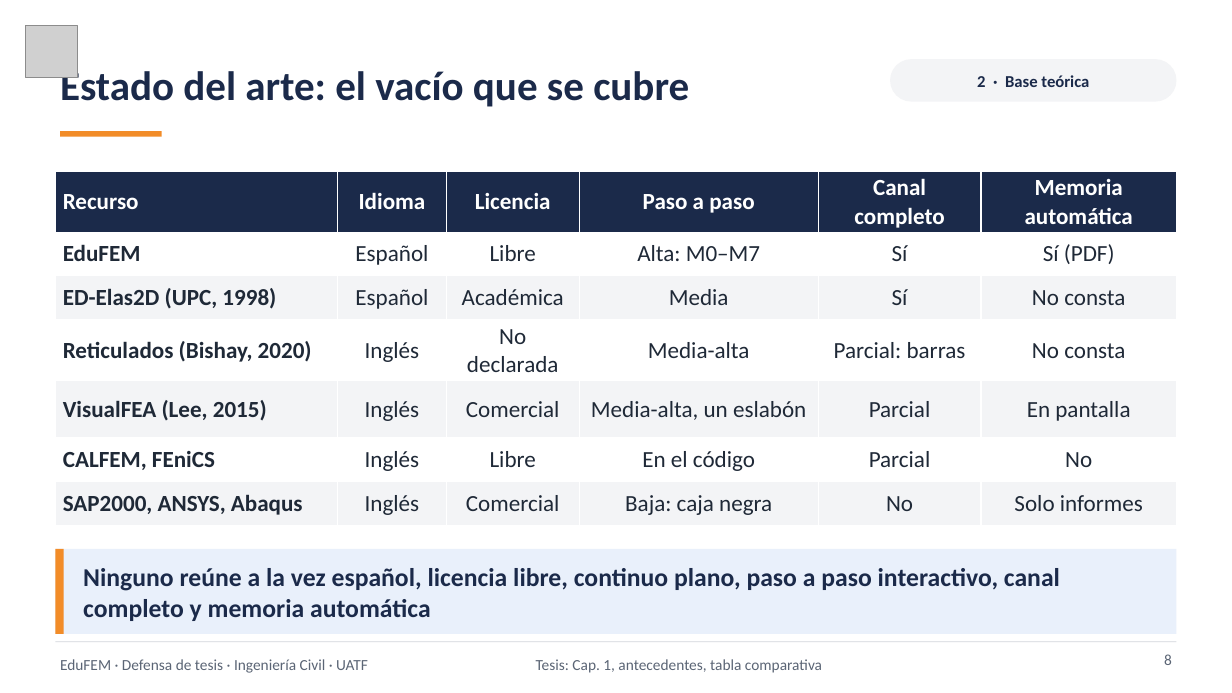
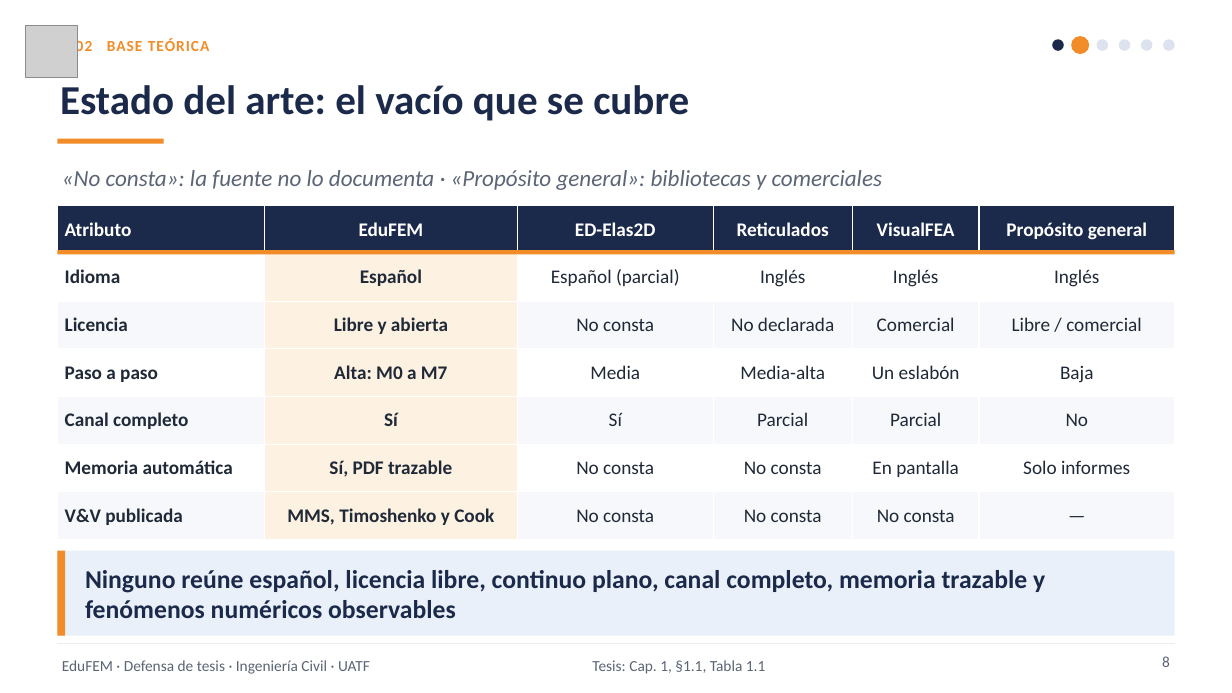
Before and after one commit to Sucullani/SoftwareED, a slide deck: slide 8 of tesis/presentacion/video/Defensa_EduFEM_narrada.pptx. Drawn at 1232x693 pixels with LibreOffice and Linux fonts; fonts in the diff are those of the drawing; grey boxes stand for pictures. Boxes give left, top, right and bottom in pixels: in the first picture for what was removed or moved away, otherwise in the second. Text is boxed around its words. In the diff, an @@ line names an element or a change of style, - is before the commit and + after.

```diff
--- a/tesis/presentacion/video/Defensa_EduFEM_narrada.pptx
+++ b/tesis/presentacion/video/Defensa_EduFEM_narrada.pptx
@@ text "Estado del arte: el vacío ..." rewrapped from (x1=60, y1=66, x2=689, y2=107) to (x1=60, y1=85, x2=689, y2=121) @@
@@ text added at (x1=76, y1=38, x2=209, y2=56), 12 pt, text #F28C28, bold @@
+02 BASE TEÓRICA
@@ rounded rectangle removed at (x1=890, y1=59, x2=1177, y2=102) @@
-2 · Base teórica
@@ ellipse added at (x1=1053, y1=39, x2=1064, y2=50), fill #1B2A4A @@
@@ ellipse added at (x1=1071, y1=36, x2=1090, y2=55), fill #F28C28 @@
@@ ellipse added at (x1=1097, y1=39, x2=1108, y2=50), fill #DCE3EE @@
@@ ellipse added at (x1=1119, y1=39, x2=1130, y2=50), fill #DCE3EE @@
@@ ellipse added at (x1=1141, y1=39, x2=1153, y2=50), fill #DCE3EE @@
@@ ellipse added at (x1=1164, y1=39, x2=1175, y2=50), fill #DCE3EE @@
@@ rectangle resized from (x1=60, y1=131, x2=162, y2=137) to (x1=57, y1=139, x2=164, y2=144) @@
@@ text added at (x1=62, y1=170, x2=882, y2=190), 18 pt, text #5B6575, italic @@
+«No consta»: la fuente no lo documenta · «Propósito general»: bibliotecas y comerciales
@@ table at (x1=57, y1=206, x2=1176, y2=540) @@
-row 1: Recurso | Idioma | Licencia | Paso a paso | Canal completo | Memoria automática
+row 1: Atributo | EduFEM | ED-Elas2D | Reticulados | VisualFEA | Propósito general
-row 2: EduFEM | Español | Libre | Alta: M0–M7 | Sí | Sí (PDF)
+row 2: Idioma | Español | Español (parcial) | Inglés | Inglés | Inglés
-row 3: ED-Elas2D (UPC, 1998) | Español | Académica | Media | Sí | No consta
+row 3: Licencia | Libre y abierta | No consta | No declarada | Comercial | Libre / comercial
-row 4: Reticulados (Bishay, 2020) | Inglés | No declarada | Media-alta | Parcial: barras | No consta
+row 4: Paso a paso | Alta: M0 a M7 | Media | Media-alta | Un eslabón | Baja
-row 5: VisualFEA (Lee, 2015) | Inglés | Comercial | Media-alta, un eslabón | Parcial | En pantalla
+row 5: Canal completo | Sí | Sí | Parcial | Parcial | No
-row 6: CALFEM, FEniCS | Inglés | Libre | En el código | Parcial | No
+row 6: Memoria automática | Sí, PDF trazable | No consta | No consta | En pantalla | Solo informes
-row 7: SAP2000, ANSYS, Abaqus | Inglés | Comercial | Baja: caja negra | No | Solo informes
+row 7: V&V publicada | MMS, Timoshenko y Cook | No consta | No consta | No consta | —
@@ fill #FFFFFF to #FDF1E2 in 3 cells @@
@@ fill #F3F4F6 to #F6F8FC in 15 cells @@
@@ fill #F3F4F6 to #FDF1E2 in 3 cells @@
@@ size 18 to 15 pt in "Español", "Media-alta", "Parcial" @@
@@ bold on in "Español" @@
@@ table resized from (x1=55, y1=171, x2=1177, y2=519) to (x1=57, y1=206, x2=1176, y2=540) @@
@@ rectangle added at (x1=57, y1=250, x2=1175, y2=254), fill #F28C28 @@
@@ rectangle at (x1=57, y1=551, x2=1175, y2=636): fill #E9F0FB to #EAF0FA @@
@@ text at (x1=85, y1=570, x2=1045, y2=618): text changed @@
-Ninguno reúne a la vez español, licencia libre, continuo plano, paso a paso interactivo, canal completo y memoria automática
+Ninguno reúne español, licencia libre, continuo plano, canal completo, memoria trazable y fenómenos numéricos observables
@@ rectangle at (x1=57, y1=643, x2=1175, y2=644): fill #D1D5DB to #DCE3EE @@
@@ text at (x1=592, y1=660, x2=765, y2=674): text changed @@
-Tesis: Cap. 1, antecedentes, tabla comparativa
+Tesis: Cap. 1, §1.1, Tabla 1.1
```
Also in this commit, not shown: 37 other slides changed, 1 slide added, 10 other files.
